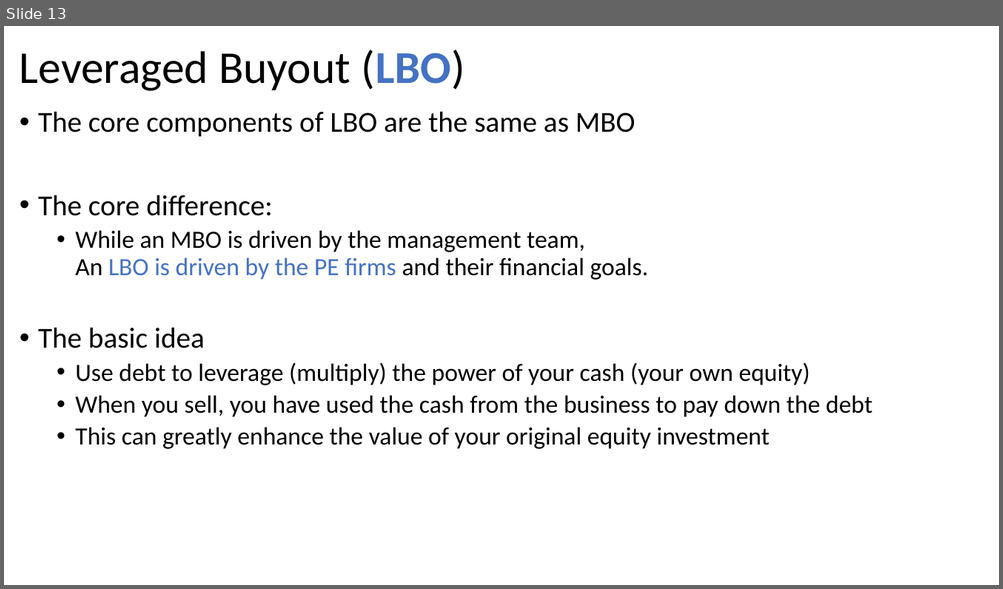
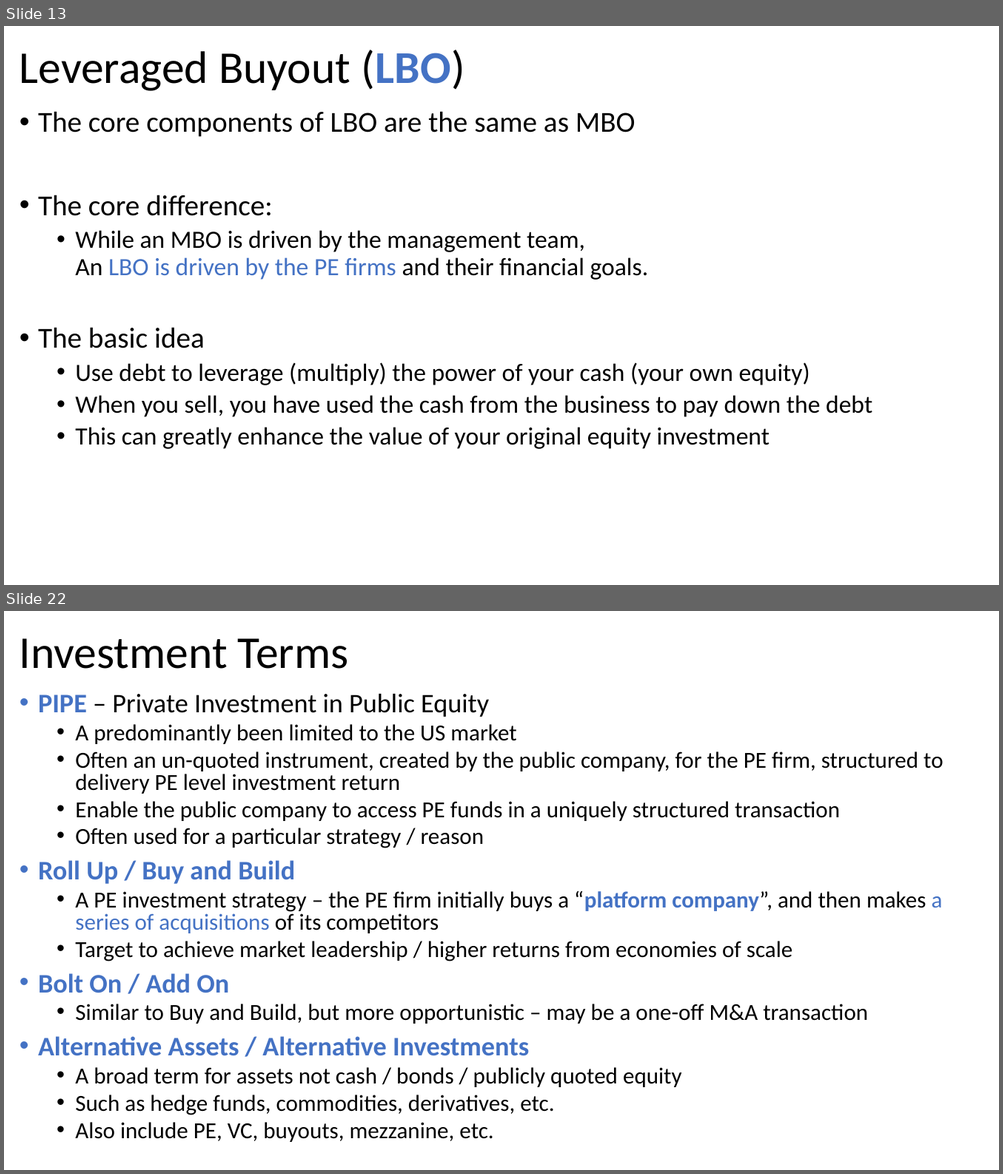
Before and after one commit to gowestyang/finance, a slide deck: (2021 John) Private Equity Finance/Presentation1.pptx. Shown one above the other, each under a label of ours: slide 13 before the commit, slides 13 and 22 after it; the slides between them are not shown. The pictures are 1003x589 and 1003x1174 pixels, drawn with LibreOffice and Linux fonts; fonts in the diff are those of the drawing. Boxes give left, top, right and bottom in pixels: in the first picture for what was removed or moved away, otherwise in the second. Text is boxed around its words. In the diff, an @@ line names an element or a change of style, - is before the commit and + after.

```diff
--- a/(2021 John) Private Equity Finance/Presentation1.pptx
+++ b/(2021 John) Private Equity Finance/Presentation1.pptx
@@ slide 22 added at (4, 611, 999, 1170), background #FFFFFF @@
@@ title added at (20, 638, 349, 669), 44 pt, text #000000 @@
+Investment Terms
@@ text added at (38, 693, 942, 1142), 22.2 pt, text #000000 @@
+• PIPE – Private Investment in Public Equity
+  • A predominantly been limited to the US market
+  • Often an un-quoted instrument, created by the public company, for the PE firm, structured to delivery PE level investment return
+  • Enable the public company to access PE funds in a uniquely structured transaction
+  • Often used for a particular strategy / reason
+• Roll Up / Buy and Build
+  • A PE investment strategy – the PE firm initially buys a “platform company”, and then makes a series of acquisitions of its competitors
+  • Target to achieve market leadership / higher returns from economies of scale
+• Bolt On / Add On
+  • Similar to Buy and Build, but more opportunistic – may be a one-off M&A transaction
+• Alternative Assets / Alternative Investments
+  • A broad term for assets not cash / bonds / publicly quoted equity
+  • Such as hedge funds, commodities, derivatives, etc.
+  • Also include PE, VC, buyouts, mezzanine, etc.
```
Also in this commit, not shown: 2 slides changed, 9 other slides added.
